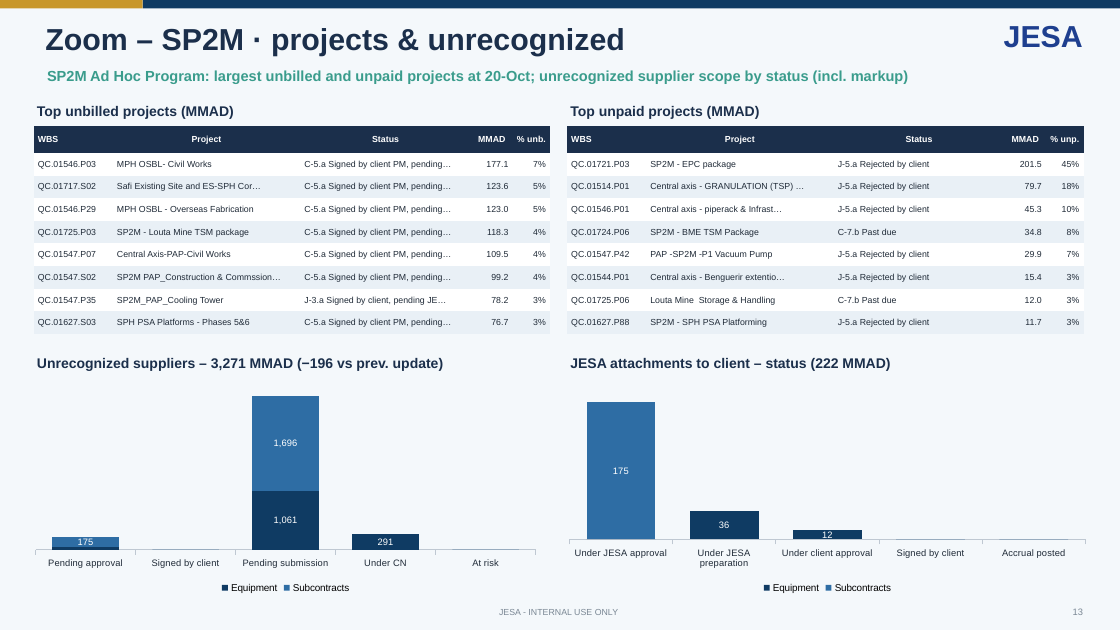
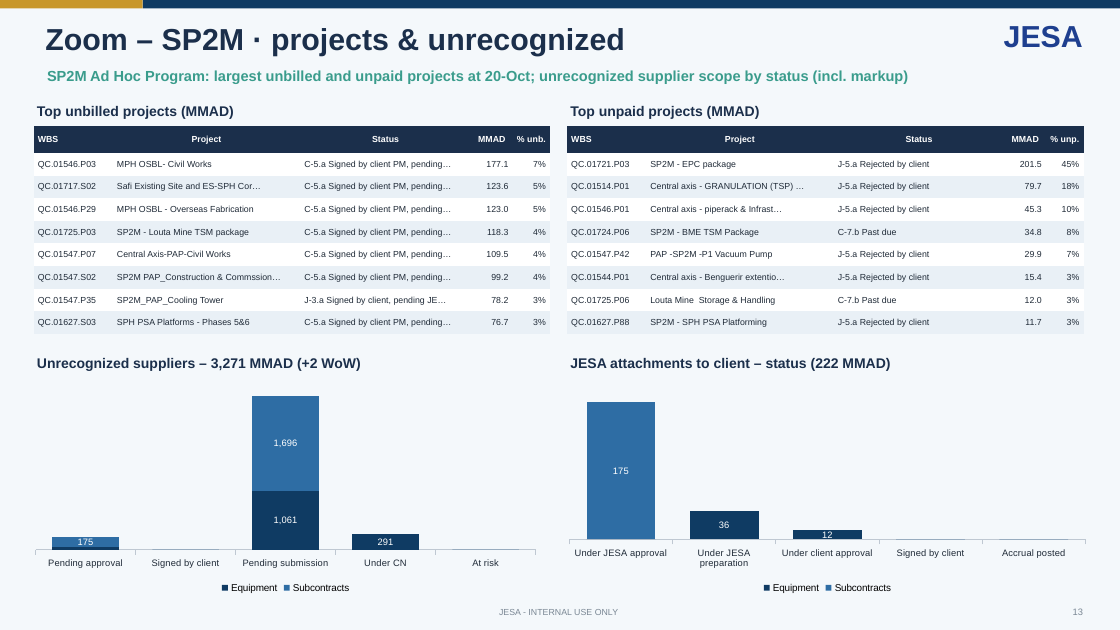
Before and after one commit to cherkaouihassan-art/Skills-Repo, a slide deck: slide 13 of weekly-ar-cash-deck/output/JESA_AR_Cash_Position_2026-10-21.pptx. Drawn at 1120x630 pixels with LibreOffice and Linux fonts; fonts in the diff are those of the drawing. Boxes give left, top, right and bottom in pixels: in the first picture for what was removed or moved away, otherwise in the second. Text is boxed around its words. In the diff, an @@ line names an element or a change of style, - is before the commit and + after.

```diff
--- a/weekly-ar-cash-deck/output/JESA_AR_Cash_Position_2026-10-21.pptx
+++ b/weekly-ar-cash-deck/output/JESA_AR_Cash_Position_2026-10-21.pptx
@@ text at (x1=37, y1=358, x2=360, y2=371): text changed @@
-Unrecognized suppliers – 3,271 MMAD (−196 vs prev. update)
+Unrecognized suppliers – 3,271 MMAD (+2 WoW)
```
Also in this commit, not shown: 20 other slides changed, 6 other files.
